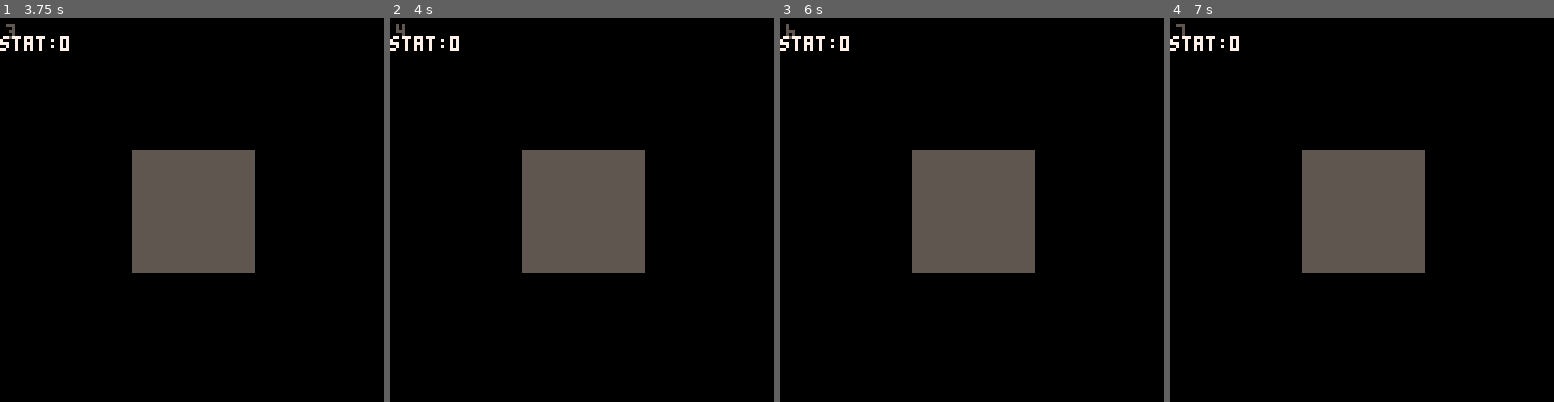
Above: before the commit, frames 1-4 (left to right).
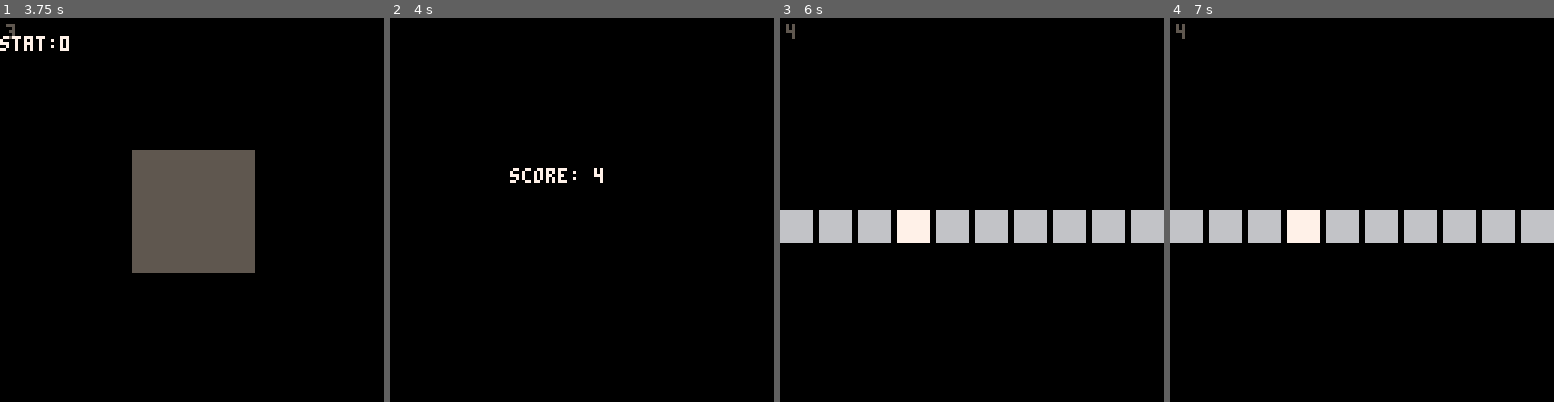
Above: after the commit, the same moments.

Repository: abemassry/dimensional-jump
Game: PICO-8 cartridge dimensional-jump.p8
The game is run twice, just before and just after one commit, with the same random seed, the same clock (stepped at 60 frames per second) and the same inputs.
Inputs:
- Up to frame 1 (3.75 s): tap X (X key) at 0.33, 1.07, 1.85, 2.97 s; tap O (Z key) at 0.7, 1.7, 2.1, 2.5, 2.9, 3.3, 3.7 s; hold Right 1.6-2.1 s; hold Up 2.15-2.42 s; hold Right 2.47-3.03 s; hold Left 3.08-3.58 s; hold Down from 3.63 s (still down)
- Up to frame 2 (4 s): release Down at 3.97 s
- Up to frame 3 (6 s): hold Right 4.02-4.68 s; tap X (X key) at 4.08, 5.2 s; tap O (Z key) every 0.4 s from 4.1 to 5.7 s; hold Up 4.73-5.03 s; hold Left 5.08-5.68 s; hold Down from 5.73 s (still down)
- Up to frame 4 (7 s): release Down at 6.03 s; hold Right 6.08-6.58 s; tap O (Z key) at 6.1, 6.5, 6.9 s; tap X (X key) at 6.32 s; hold Right from 6.63 s (still down)

Frame 1 is identical in both runs. In frame 2, 11% of the frame differs, in the area x 0-67%, y 1-67%; in frame 3, 16%, in the area x 0-100%, y 1-67%; in frame 4, 16%.

Commit message:
add first part of 1d level

Diff:
--- a/dimensional-jump.p8
+++ b/dimensional-jump.p8
@@ -93,14 +93,15 @@
 end
 
 function handle_button_release(btn_num)
+	if btn_press[btn_num] == true and btn_release[btn_num] == true then
+		btn_press[btn_num] = false
+		btn_release[btn_num] = false
+	end
 	if (btn(btn_num)) then
+		print('btn_num'..btn_num, 0, 6, 7)
 		btn_press[btn_num] = true
 	elseif btn_press[btn_num] == true then
 		btn_release[btn_num] = true
-	end
-	if btn_press[btn_num] == true and btn_release[btn_num] == true then
-		btn_press[btn_num] = false
-		btn_release[btn_num] = false
 	end
 	return btn_release[btn_num]
 end
@@ -114,7 +115,7 @@
 			-- handle button press
 			self.button_released = handle_button_release(4)
 			if (timer == 50) score+=1
-			if score > 10 then
+			if score > 3 then
 				overlay_state = 4
 			end
 		end,
@@ -133,6 +134,7 @@
 	one_level = {
 		left_released = false,
 		right_released = false,
+		start_pos = 0,
 		update=function(self)
 			-- handle button press
 			-- need left and right buttons
@@ -142,13 +144,22 @@
 		draw=function(self)
 			-- draw items in here
 			-- initial 1d grid
-			rectfill(54, 54, 84, 84, 7)
+			local space=0
+			local c_override = 3
 			if (self.left_released) then
 				-- draw left
-				print('draw_left', 0, 6, 7)
+				c_override = 2
+				print('draw_left', 0, 36, 7)
 			end
 			if (self.right_released) then
-				print('draw_right', 0, 6, 7)
+				c_override = 4
+				print('draw_right', 0, 46, 7)
+			end
+			for i=0,64,1 do
+				c = 6
+				if(i == c_override) c = 7
+				rectfill(space+(i*10)+i, 64, space+10+(i*10)+i, 74, c)
+				space = space + 2
 			end
 		end
 	}
